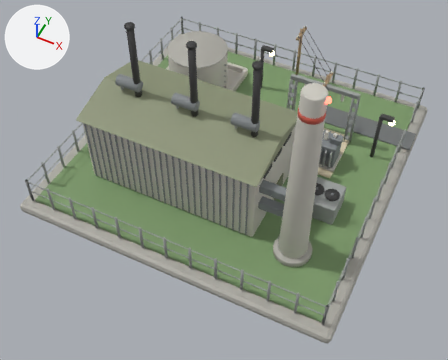
One commit to the glTF model web/models/power_5.glb: the scene before it, then after it.
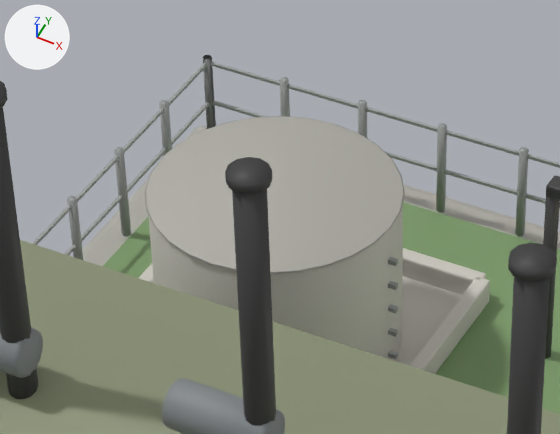
The first picture shows the older version from a 50 mm camera at (1.73, -3.77, 4.33) aimed at (0.15, -0.6, 0.37). The close-ups show the older and then the newer version on the part from 30% to 59% of the width and 1% to 29% of the height of that picture. Only the edits that show in the close-ups are written down. Lighting does not change. The marker at upper left points along +X, +Y and +Z. Where no turn or scale is listed for an object, it has been applied to the vertices.
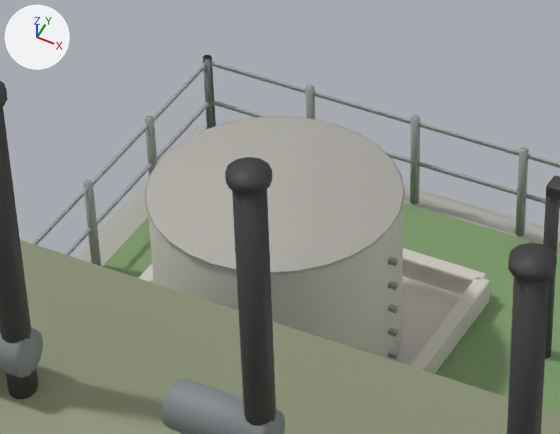
The change, as JSON lines over the scene's bpy script:
```json
{"op": "set", "path": "ob_cylinder_064.location", "old": "(-1.133, 1.36, 0.245)", "new": "(-1.058, 1.36, 0.245)"}
{"op": "set", "path": "ob_cylinder_068.location", "old": "(-0.907, 1.36, 0.245)", "new": "(-0.756, 1.36, 0.245)"}
{"op": "set", "path": "ob_cylinder_072.location", "old": "(-0.68, 1.36, 0.245)", "new": "(-0.453, 1.36, 0.245)"}
{"op": "set", "path": "ob_cylinder_090.location", "old": "(-1.36, 0.227, 0.245)", "new": "(-1.36, 0.756, 0.245)"}
{"op": "set", "path": "ob_cylinder_093.location", "old": "(0.453, -1.36, 0.245)", "new": "(-1.36, 1.058, 0.245)"}
{"op": "set", "path": "ob_cylinder_098.location", "old": "(-1.36, 0.68, 0.245)", "new": "(1.36, 1.36, 0.245)"}
{"op": "remove", "block": "ob_cylinder_102", "code": ["ob_cylinder_102 = bpy.data.objects.new('Cylinder.102', me_cylinder_102)", "ob_cylinder_102.location = (-1.36, 0.907, 0.245)"]}
{"op": "remove", "block": "ob_cylinder_105", "code": ["ob_cylinder_105 = bpy.data.objects.new('Cylinder.105', me_cylinder_105)", "ob_cylinder_105.location = (-1.36, 1.133, 0.245)"]}
```

What differs and where, as boxes [x1, y1, x2, y2] in the close-ups (560 x 434 px):
```json
{"object": "Cylinder.072", "change": "moved", "before": [436, 123, 447, 213], "after": [515, 147, 529, 237]}
{"object": "Cylinder.068", "change": "moved", "before": [358, 100, 367, 138], "after": [410, 116, 420, 205]}
{"object": "Cylinder.102", "change": "deleted", "before": [114, 147, 131, 237]}
{"object": "Cylinder.090", "change": "moved", "after": [83, 180, 101, 266], "on screen": "not visible before"}
{"object": "Cylinder.064", "change": "moved", "before": [279, 77, 290, 117], "after": [305, 85, 315, 119]}
{"object": "Cylinder.098", "change": "moved", "before": [67, 196, 83, 260], "on screen": "not visible afterwards"}
{"object": "Cylinder.093", "change": "moved", "after": [144, 116, 157, 176], "on screen": "not visible before"}
{"object": "Cylinder.105", "change": "deleted", "before": [159, 100, 172, 156]}
{"object": "Cylinder.112", "change": "unchanged, covered by the edit", "before": [543, 196, 560, 359]}
{"object": "Cylinder.100", "change": "unchanged, uncovered by the edit", "after": [543, 196, 560, 359]}
```
